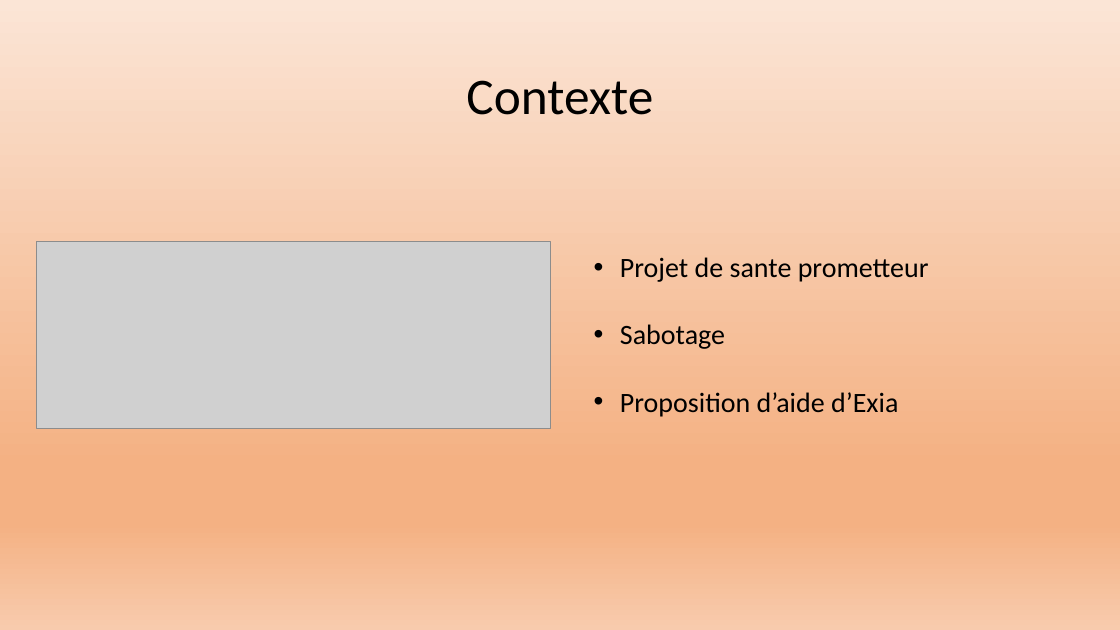
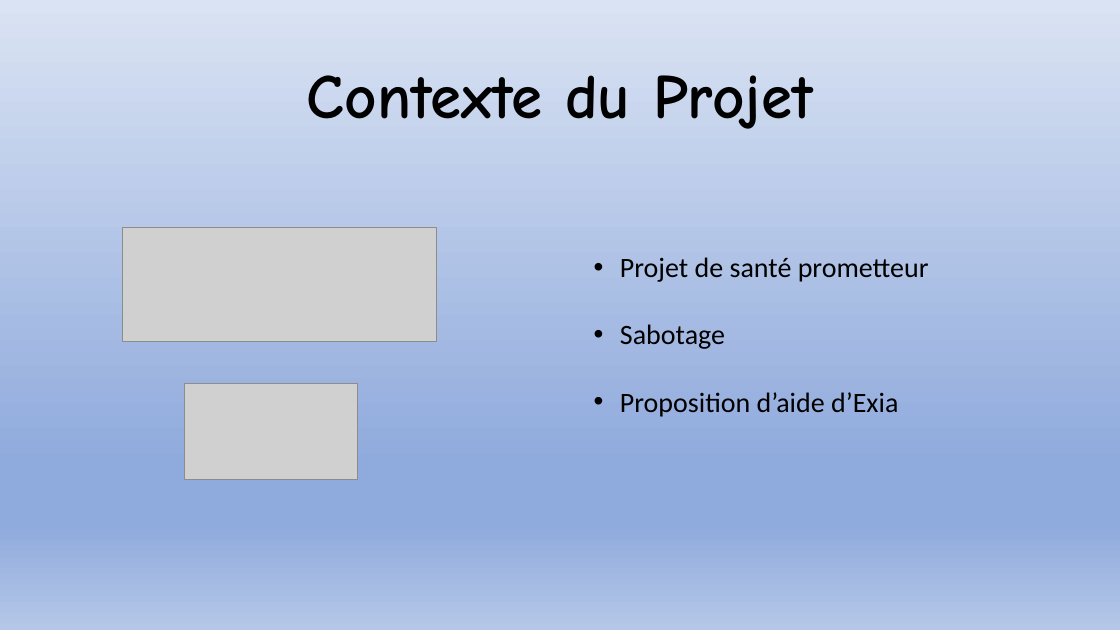
Before and after one commit to Exia-Jellyfish/UE-1-Projet-Grp7, a slide deck: slide 2 of PROJET 1 UE 1 diapositive.pptx. Drawn at 1120x630 pixels with LibreOffice and Linux fonts; fonts in the diff are those of the drawing; grey boxes stand for pictures. Boxes give left, top, right and bottom in pixels: in the first picture for what was removed or moved away, otherwise in the second. Text is boxed around its words. In the diff, an @@ line names an element or a change of style, - is before the commit and + after.

```diff
--- a/PROJET 1 UE 1 diapositive.pptx
+++ b/PROJET 1 UE 1 diapositive.pptx
@@ background gradient #FBE5D6 to #F4B183 to #F8CBAD to gradient #DAE3F3 to #8FAADC to #B4C7E7 @@
@@ title at (307,75,813,129): text changed; size 44 to 54 pt; font Calibri to Comic Neue; bold on @@
-Contexte
+Contexte du Projet
@@ picture: place and size @@
-picture at (36,241,550,429)
+picture at (123,227,437,341)
@@ text at (620,257,929,282): text changed @@
-• Projet de sante prometteur
+• Projet de santé prometteur
@@ picture added at (184,384,357,480) @@
```
Also in this commit, not shown: 11 other slides changed.
